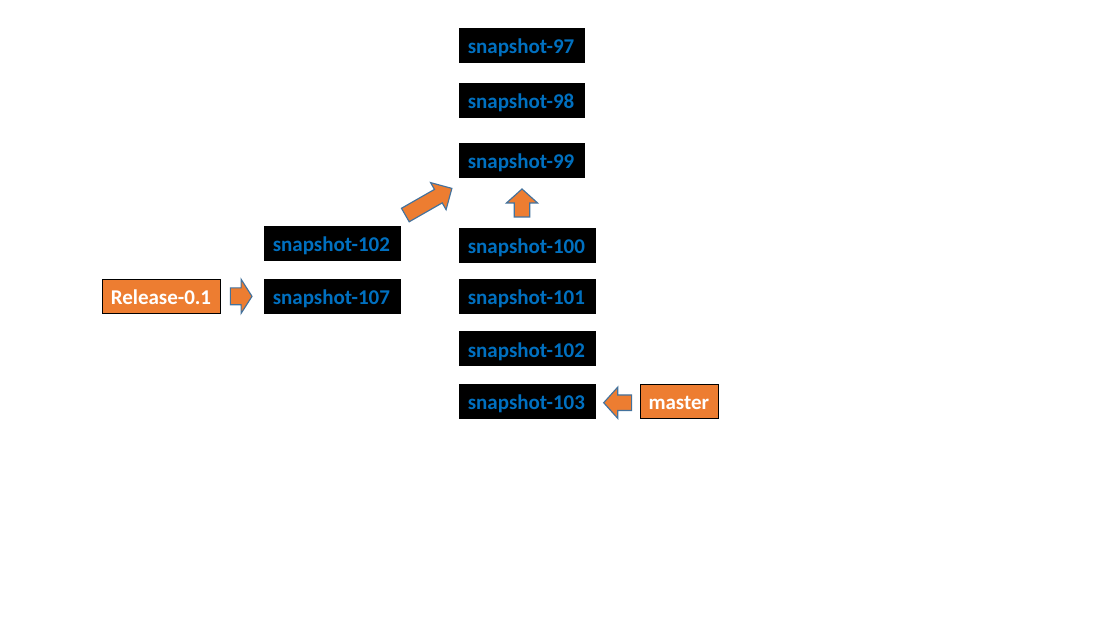
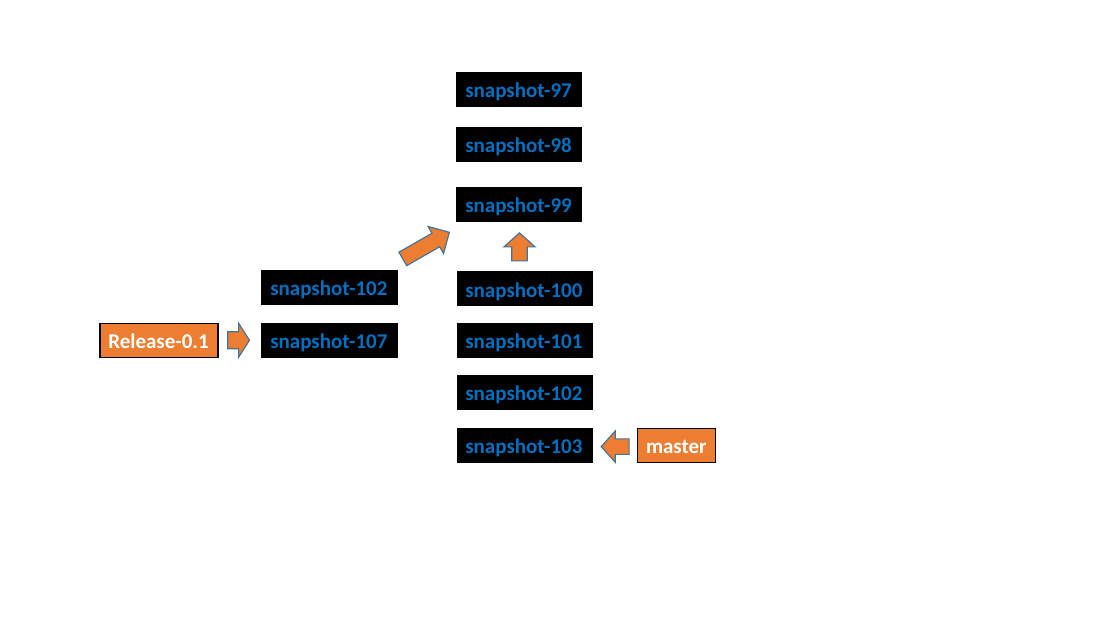
Before and after one commit to dzmitry-varabei/front-end-course, a slide deck: slide 23 of git-commit-code-review/Presentation1.pptx (slide 22 before the commit). Drawn at 1120x630 pixels with LibreOffice and Linux fonts; fonts in the diff are those of the drawing. Boxes give left, top, right and bottom in pixels: in the first picture for what was removed or moved away, otherwise in the second. Text is boxed around its words. In the diff, an @@ line names an element or a change of style, - is before the commit and + after.

```diff
--- a/git-commit-code-review/Presentation1.pptx
+++ b/git-commit-code-review/Presentation1.pptx
@@ 10 rectangles, 1 right arrow: place and size @@
-10 rectangles, 1 right arrow at bbox=[103, 29, 595, 418]
+10 rectangles, 1 right arrow at bbox=[100, 73, 592, 462]
@@ 3 right arrows, 1 rectangle: place and size @@
-3 right arrows, 1 rectangle at bbox=[230, 175, 718, 418]
+3 right arrows, 1 rectangle at bbox=[228, 219, 716, 462]
```
Also in this commit, not shown: 3 other slides changed, 9 slides added, 2 slides removed, 1 other file.
